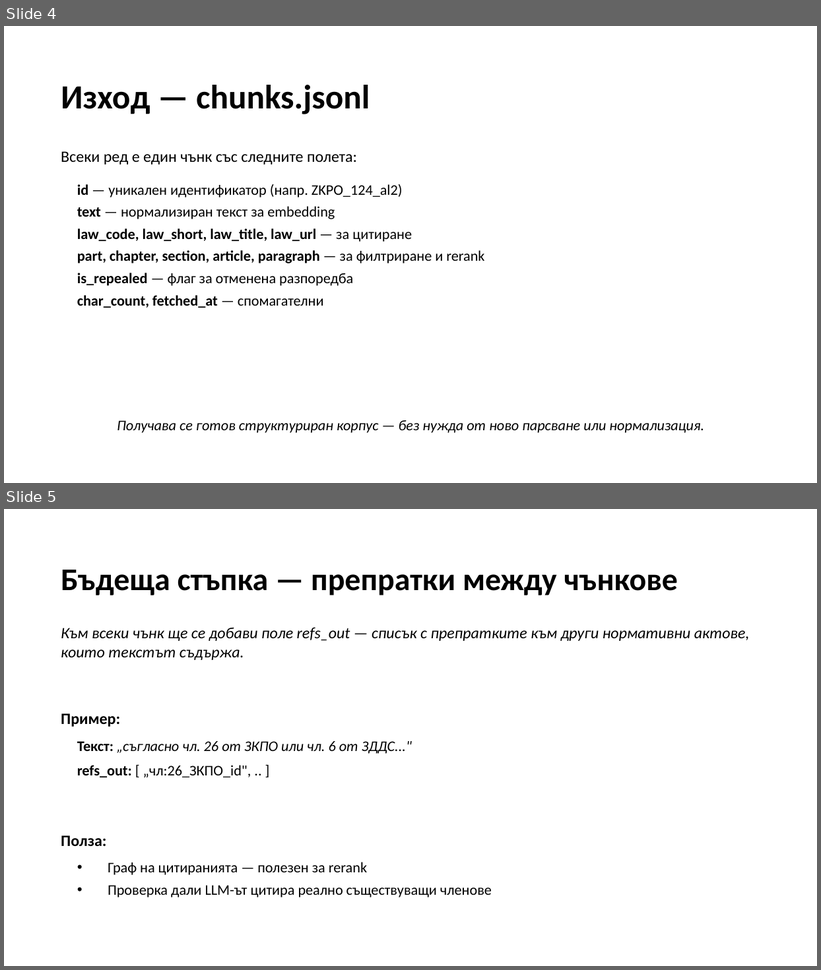
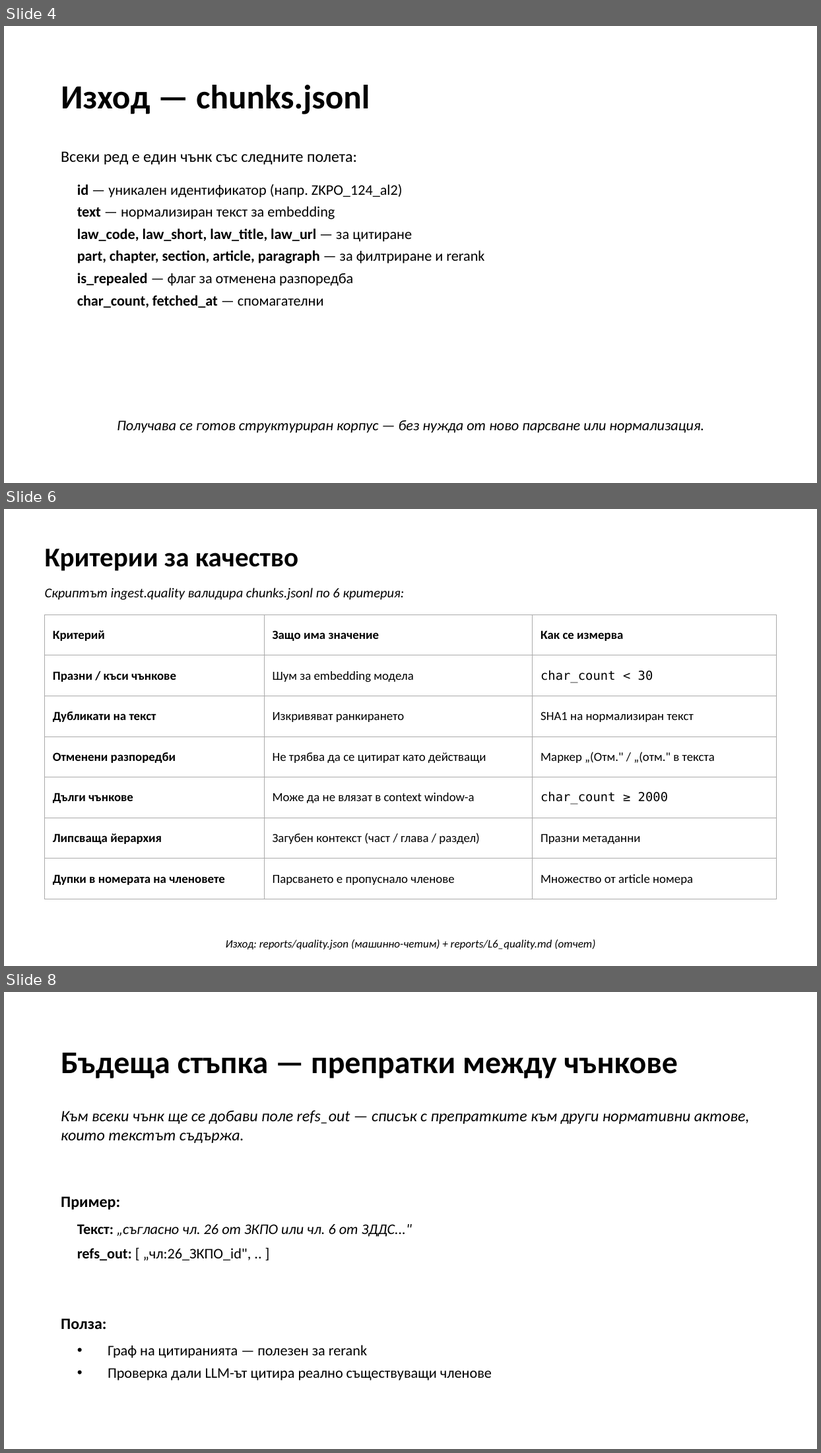
Before and after one commit to LLM-Project-2026/tax_and_accounting_law_RAG, a slide deck: stage_1_presentation_v2.pptx. Shown one above the other, each under a label of ours: slides 4 and 5 before the commit, slides 4, 6 and 8 after it; the slides between them are not shown. The pictures are 821x970 and 821x1453 pixels, drawn with LibreOffice and Linux fonts; fonts in the diff are those of the drawing. Boxes give left, top, right and bottom in pixels: in the first picture for what was removed or moved away, otherwise in the second. Text is boxed around its words. In the diff, an @@ line names an element or a change of style, - is before the commit and + after.

```diff
--- a/stage_1_presentation_v2.pptx
+++ b/stage_1_presentation_v2.pptx
@@ slide 6 added at bbox=[4, 509, 817, 966], background #FFFFFF @@
@@ text added at bbox=[45, 549, 298, 571], 24 pt, text #000000, bold @@
+Критерии за качество
@@ text added at bbox=[45, 588, 405, 600], 12 pt, text #000000, italic @@
+Скриптът ingest.quality валидира chunks.jsonl по 6 критерия:
@@ table added at bbox=[45, 615, 776, 899], 7 rows, 3 columns @@
+Критерий | Защо има значение | Как се измерва
+Празни / къси чънкове | Шум за embedding модела | char_count < 30
+Дубликати на текст | Изкривяват ранкирането | SHA1 на нормализиран текст
+Отменени разпоредби | Не трябва да се цитират като действащи | Маркер „(Отм." / „(отм." в текста
+Дълги чънкове | Може да не влязат в context window-а | char_count ≥ 2000
+Липсваща йерархия | Загубен контекст (част / глава / раздел) | Празни метаданни
+Дупки в номерата на членовете | Парсването е пропуснало членове | Множество от article номера
@@ text added at bbox=[226, 939, 595, 950], 10 pt, text #000000, italic @@
+Изход: reports/quality.json (машинно-четим) + reports/L6_quality.md (отчет)
@@ what was slide 5 is now slide 8 @@
```
Also in this commit, not shown: 2 slides changed, 4 other slides added.
